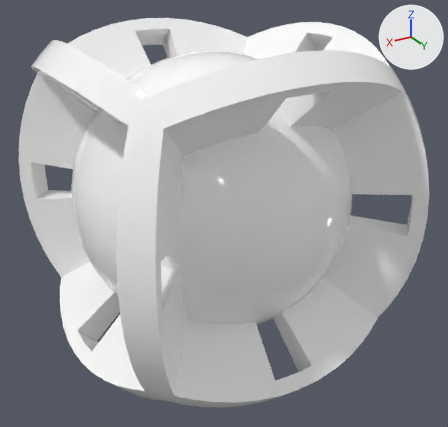
The FBX model Unity/Assets/Meshes/level.fbx, before and after one commit.
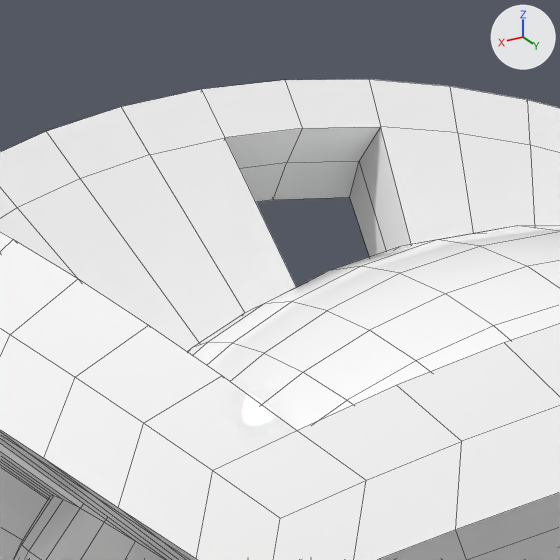
Each version is shown whole from a 50 mm lens placed at (10.51, 18.33, 8.22), pointed at (-0.21, 0.47, -0.7), then close up on the part from 19% to 47% of the width and 0% to 30% of the height. The lights are fixed; the arrows at upper right show +X, +Y and +Z. The close-ups show mesh edges as thin lines. Where no turn or scale is listed for an object, it has been applied to the vertices.

The scene before the commit, as lines of its bpy script (objects in view):
```python
me_mesh = bpy.data.meshes.new('Mesh')
me_mesh.from_pydata(...)  # 1826 vertices, 1848 faces; spans x -566.0..566.0, y -566.0..566.0, z -566.0..566.0
me_mesh.materials.append(mat_level_quarter)  # white #ffffff
ob_room_quarter = bpy.data.objects.new('Room_Quarter', me_mesh)
ob_room_quarter.location = (0.0, 0.0, 0.0)
ob_room_quarter.rotation_euler = (1.571, 0.0, 0.0)  # degrees (90, 0, 0)
ob_room_quarter.scale = (0.01, 0.01, 0.01)
```
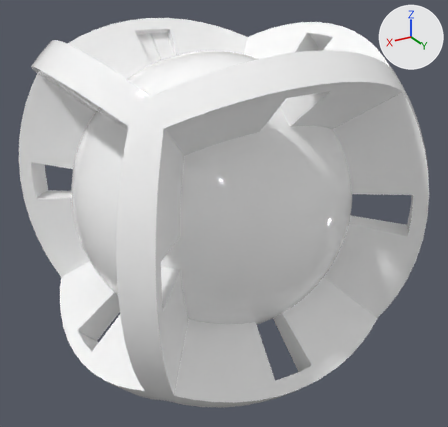
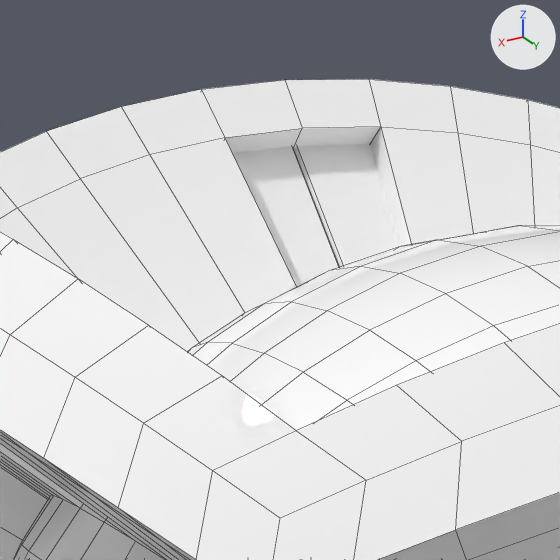
Where the change shows, as pixel boxes [x1, y1, x2, y2] in the close-ups (560 x 560 px):
'door_L', added: after [294, 144, 399, 267]
'door_R', added: after [232, 146, 339, 287]

Edits to the bpy script that builds the scene:
```text
Add me_mesh_002:
    me_mesh_002.from_pydata([(0.62, -3.56, 3.31), (0.83, -5.15, 4.81), (0.62, -3.31, 3.56), (0.83, -4.81, 5.15), (0.02, -3.58, 3.33), (0.02, -5.19, 4.84), (0.02, -3.33, 3.58), (0.02, -4.84, 5.19), (0.0, -5.14, 4.84), (0.0, -3.39, 3.59), (0.0, -4.84, 5.14), (0.0, -3.59, 3.39), (0.0, -4.99, 4.99), (0.0, -3.49, 3.49)], [], [(5, 8, 11, 4), (6, 9, 10, 7), (4, 0, 1, 5), (7, 3, 2, 6), (10, 9, 13, 12), (12, 13, 11, 8)])
    me_mesh_002.materials.append(mat_level_quarter)  # white #ffffff
Add me_mesh_001:
    me_mesh_001.from_pydata([(-0.62, -3.56, 3.31), (-0.83, -5.15, 4.81), (-0.62, -3.31, 3.56), (-0.83, -4.81, 5.15), (-0.02, -3.58, 3.33), (-0.02, -5.19, 4.84), (-0.02, -3.33, 3.58), (-0.02, -4.84, 5.19), (0.0, -5.14, 4.84), (0.0, -3.39, 3.59), (0.0, -4.84, 5.14), (0.0, -3.59, 3.39), (0.0, -4.99, 4.99), (0.0, -3.49, 3.49)], [], [(5, 4, 11, 8), (6, 7, 10, 9), (4, 5, 1, 0), (7, 6, 2, 3), (10, 12, 13, 9), (12, 8, 11, 13)])
    me_mesh_001.materials.append(mat_level_quarter)  # white #ffffff
Add ob_door_r:
    ob_door_r = bpy.data.objects.new('door_R', me_mesh_002)
    ob_door_r.location = (0.0, 0.0, 0.0)
Add ob_door_l:
    ob_door_l = bpy.data.objects.new('door_L', me_mesh_001)
    ob_door_l.location = (0.0, 0.0, 0.0)
```
